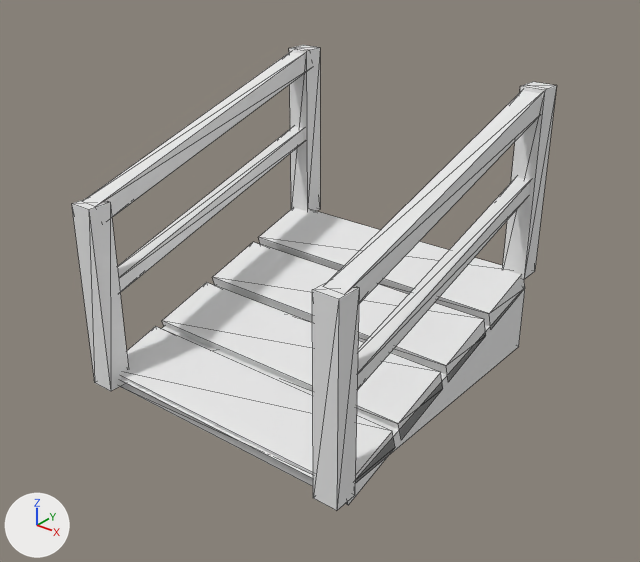
Before and after pictures for a commit that changed the glTF model assets/models/footbridge-end.glb.
Both versions are drawn from a 50 mm lens placed at (3.24, -4.02, 3.08), pointed at (0.03, -0.01, 0.6). Lighting does not change. The marker at lower left points along +X, +Y and +Z. The first picture is the older version. Mesh edges are drawn as thin lines. Vertices at exactly the same position are counted once.

The scene before the commit, as lines of its bpy script (objects in view):
```python
me_footbridge_end = bpy.data.meshes.new('footbridge-end')
me_footbridge_end.from_pydata(...)  # 102 vertices, 142 faces; spans x -1.0..1.0, y -1.08..1.08, z -0.11..1.8
me_footbridge_end.materials.append(mat_palette)  # its picture is missing
ob_footbridge_end = bpy.data.objects.new('footbridge-end', me_footbridge_end)
ob_footbridge_end.location = (0.0, 0.0, 0.0)
```
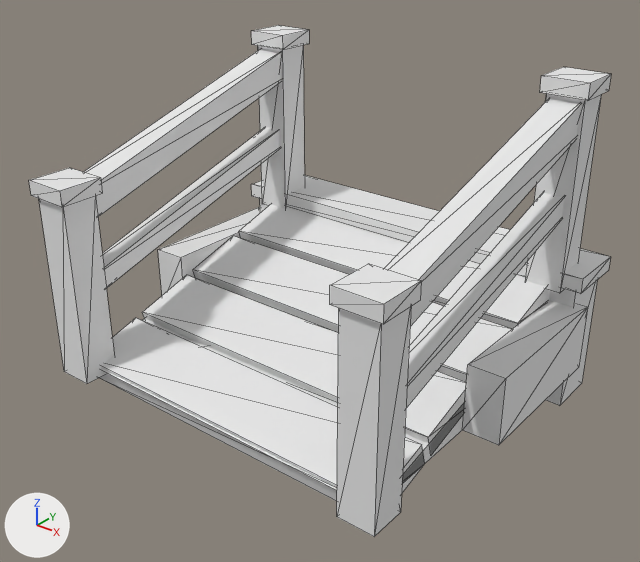
Location of each change, [x1, y1, x2, y2] in pixels of the pictures (640 x 562 px; the box of a moved part takes in the faces that stretch with it):
'footbridge-end', reshaped (20% wider, 10% taller): before [72, 45, 557, 510]; after [29, 25, 611, 537]
part 1 of me_footbridge_end, moved or reshaped: before [120, 326, 395, 505]; after [99, 318, 425, 501]
part 2 of me_footbridge_end, moved or reshaped: before [162, 282, 443, 438]; after [142, 275, 466, 454]
part 3 of me_footbridge_end, moved or reshaped: before [212, 242, 486, 381]; after [193, 236, 512, 382]
part 4 of me_footbridge_end, moved or reshaped: before [258, 207, 524, 329]; after [239, 205, 550, 329]
part 5 of me_footbridge_end, moved or reshaped: before [72, 199, 128, 391]; after [39, 196, 114, 384]
part 6 of me_footbridge_end, added: after [29, 168, 102, 207]
part 7 of me_footbridge_end, moved or reshaped: before [289, 45, 320, 211]; after [258, 45, 305, 208]
part 8 of me_footbridge_end, added: after [251, 25, 309, 50]
part 9 of me_footbridge_end, moved or reshaped: before [83, 52, 305, 217]; after [102, 127, 279, 288]
part 10 of me_footbridge_end, moved or reshaped: before [312, 282, 359, 510]; after [337, 307, 411, 537]
part 11 of me_footbridge_end, added: after [330, 264, 421, 324]
part 12 of me_footbridge_end, moved or reshaped: before [502, 82, 557, 279]; after [526, 94, 601, 293]
part 13 of me_footbridge_end, added: after [540, 67, 611, 101]
part 14 of me_footbridge_end, moved or reshaped: before [324, 90, 542, 304]; after [406, 192, 564, 408]
part 15 of me_footbridge_end, added: after [251, 175, 611, 294]
part 16 of me_footbridge_end, rebuilt: before [120, 287, 525, 483]; after [101, 207, 588, 490]
part 17 of me_footbridge_end, deleted: before [357, 177, 530, 390]
part 18 of me_footbridge_end, deleted: before [117, 126, 304, 293]
part 19 of me_footbridge_end, added: after [84, 49, 597, 406]

Patch to the scene script:
```diff
--- a/assets/models/footbridge-end.glb.py
+++ b/assets/models/footbridge-end.glb.py
@@ me_footbridge_end @@
 # used by ob_footbridge_end; location = (0.0, 0.0, 0.0)
-me_footbridge_end.from_pydata(...)  # 102 vertices, 142 faces; spans x -1.0..1.0, y -1.08..1.08, z -0.11..1.8
+me_footbridge_end.from_pydata(...)  # 164 vertices, 232 faces; spans x -1.42..1.42, y -1.15..1.34, z -0.3..1.9
+# me_footbridge_end part 1: the loose piece of 8 vertices spanning x -0.98..0.98, y -0.99..-0.51, z -0.11..0.15 is scaled about its middle by (1.2, 1, 1.08), then moved by (0.0, 0.0, -0.01)
+# me_footbridge_end part 2: the loose piece of 8 vertices spanning x -0.98..0.98, y -0.49..-0.01, z 0.04..0.3 is scaled about its middle by (1.2, 1, 1.08), then moved by (0.0, 0.0, -0.01)
+# me_footbridge_end part 3: the loose piece of 8 vertices spanning x -0.98..0.98, y 0.01..0.49, z 0.18..0.44 is scaled about its middle by (1.2, 1, 1.08), then moved by (0.0, 0.0, -0.01)
+# me_footbridge_end part 4: the loose piece of 8 vertices spanning x -0.98..0.98, y 0.51..0.99, z 0.33..0.59 is scaled about its middle by (1.2, 1, 1.08), then moved by (0.0, 0.0, -0.01)
+# me_footbridge_end part 5: the loose piece of 8 vertices spanning x -1.0..-0.84, y -1.08..-0.92, z -0.05..1.2 is scaled about its middle by (1.5, 1.5, 1), then moved by (-0.23, 0.0, 0.0)
+# me_footbridge_end part 6: a new loose piece, a box spanning x -1.3..-1.0, y -1.15..-0.85, z 1.2..1.3, in mat_palette (its picture is missing)
+# me_footbridge_end part 7: the loose piece of 8 vertices spanning x -1.0..-0.84, y 0.92..1.08, z 0.55..1.8 is scaled about its middle by (1.5, 1.5, 1), then moved by (-0.23, 0.0, 0.0)
+# me_footbridge_end part 8: a new loose piece, a box spanning x -1.3..-1.0, y 0.85..1.15, z 1.8..1.9, in mat_palette (its picture is missing)
+# me_footbridge_end part 9: the loose piece of 8 vertices spanning x -0.99..-0.86, y -1.02..1.02, z 1.07..1.8 is moved by (-0.23, 0.0, -0.59)
+# me_footbridge_end part 10: the loose piece of 8 vertices spanning x 0.84..1.0, y -1.08..-0.92, z -0.05..1.2 is scaled about its middle by (1.5, 1.5, 1), then moved by (0.23, 0.0, 0.0)
+# me_footbridge_end part 11: a new loose piece, a box spanning x 1.0..1.3, y -1.15..-0.85, z 1.2..1.3, in mat_palette (its picture is missing)
+# me_footbridge_end part 12: the loose piece of 8 vertices spanning x 0.84..1.0, y 0.92..1.08, z 0.55..1.8 is scaled about its middle by (1.5, 1.5, 1), then moved by (0.23, 0.0, 0.0)
+# me_footbridge_end part 13: a new loose piece, a box spanning x 1.0..1.3, y 0.85..1.15, z 1.8..1.9, in mat_palette (its picture is missing)
+# me_footbridge_end part 14: the loose piece of 8 vertices spanning x 0.86..0.99, y -1.02..1.02, z 1.07..1.8 is moved by (0.23, 0.0, -0.59)
+# me_footbridge_end part 15: a new loose piece, a box spanning x -1.4..1.4, y 0.9..1.34, z 0.58..0.68, in mat_palette (its picture is missing)
+# me_footbridge_end part 16: the loose piece of 6 vertices spanning x -0.98..0.98, y -1.0..1.0, z 0.0..0.46 is rebuilt with 20 vertices and now spans x -1.42..1.42, y -1.0..1.0, z 0.0..0.45
+# me_footbridge_end part 17: the loose piece of 8 vertices spanning x 0.87..0.97, y -1.01..1.01, z 0.55..1.25 is deleted
+# me_footbridge_end part 18: the loose piece of 8 vertices spanning x -0.97..-0.87, y -1.01..1.01, z 0.55..1.25 is deleted
+# me_footbridge_end part 19: 24 vertices added at x -1.35..1.35, y -1.03..1.3, z -0.3..1.8
 me_footbridge_end.materials.append(mat_palette)
```
